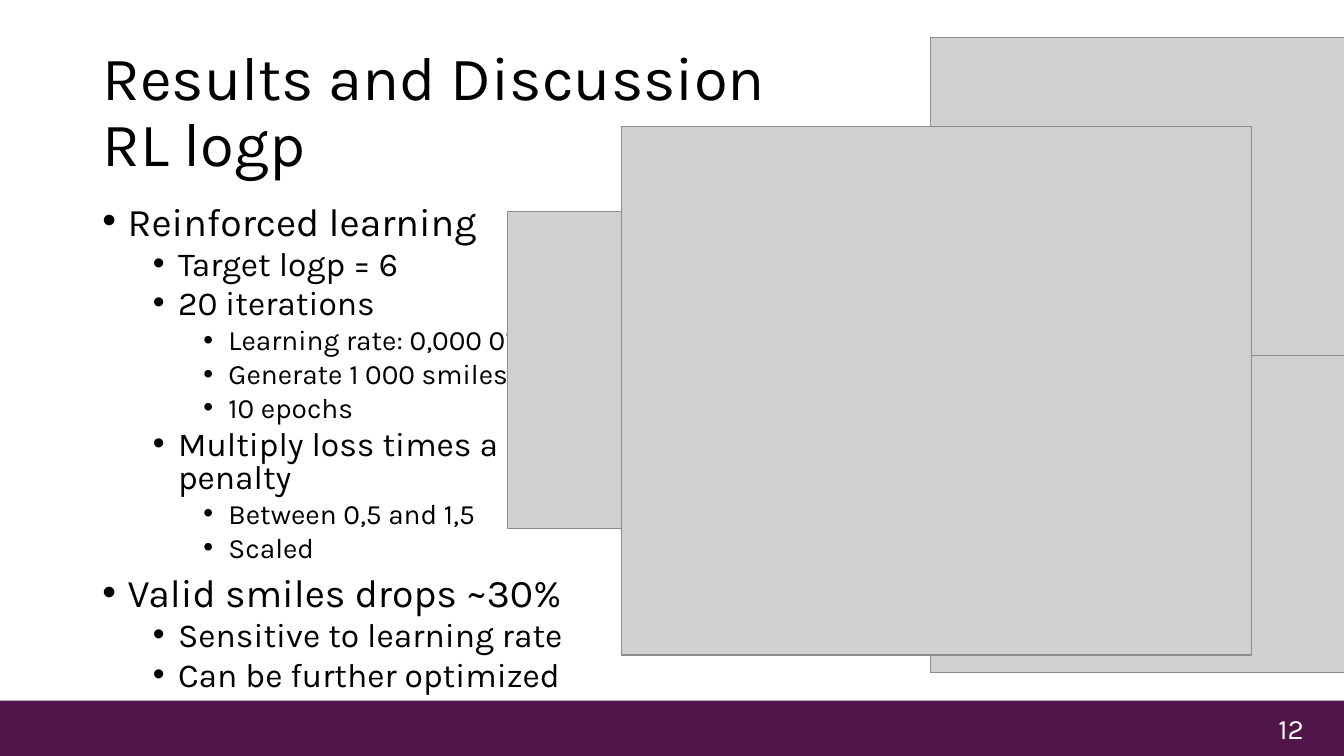
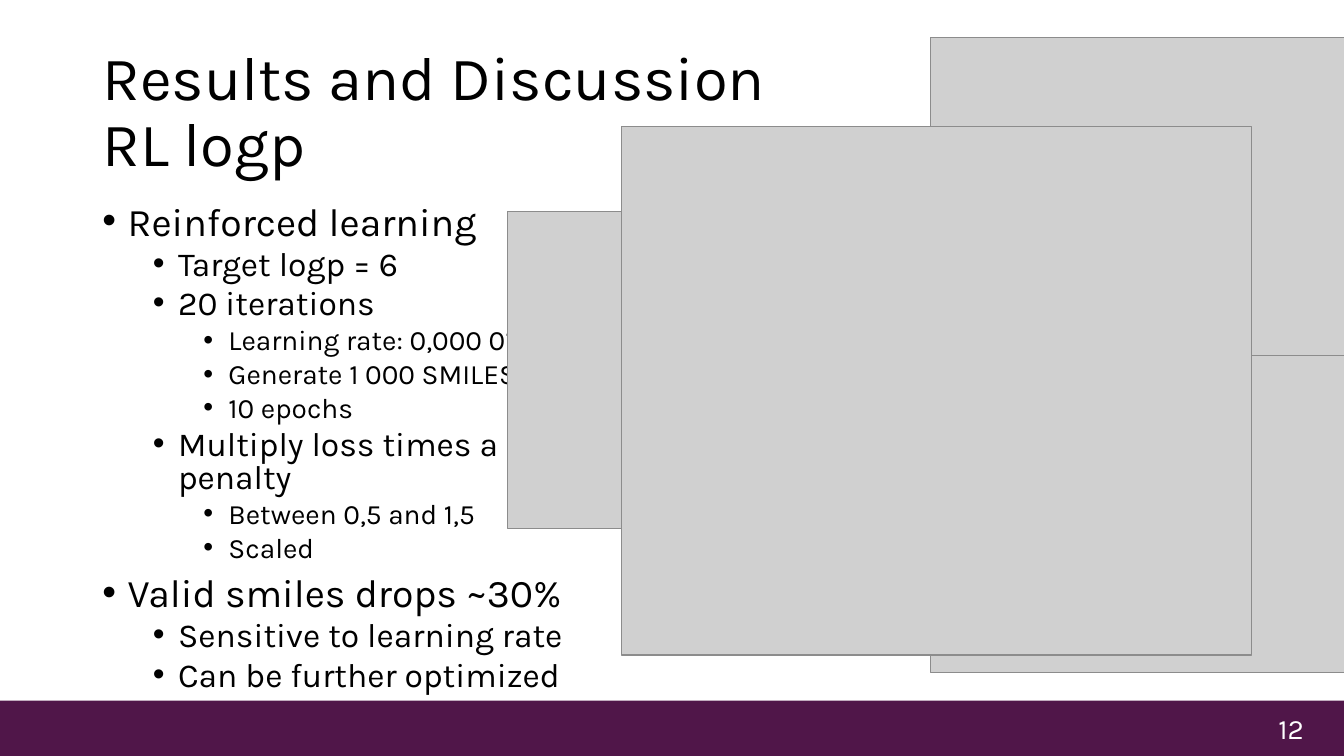
Before and after one commit to Martijn-075/ML4Chem-project-3-IV-MO, a slide deck: slide 12 of Presentation ML4CHEM project 3 iv MO.pptx. Drawn at 1344x756 pixels with LibreOffice and Linux fonts; fonts in the diff are those of the drawing; grey boxes stand for pictures; background and template pictures are left out. Boxes give left, top, right and bottom in pixels: in the first picture for what was removed or moved away, otherwise in the second. Text is boxed around its words. In the diff, an @@ line names an element or a change of style, - is before the commit and + after.

```diff
--- a/Presentation ML4CHEM project 3 iv MO.pptx
+++ b/Presentation ML4CHEM project 3 iv MO.pptx
@@ text at (228, 359, 516, 392): text changed @@
-    • Generate 1 000 smiles
+    • Generate 1 000 SMILES
```
Also in this commit, not shown: 9 other slides changed, 8 other files.
